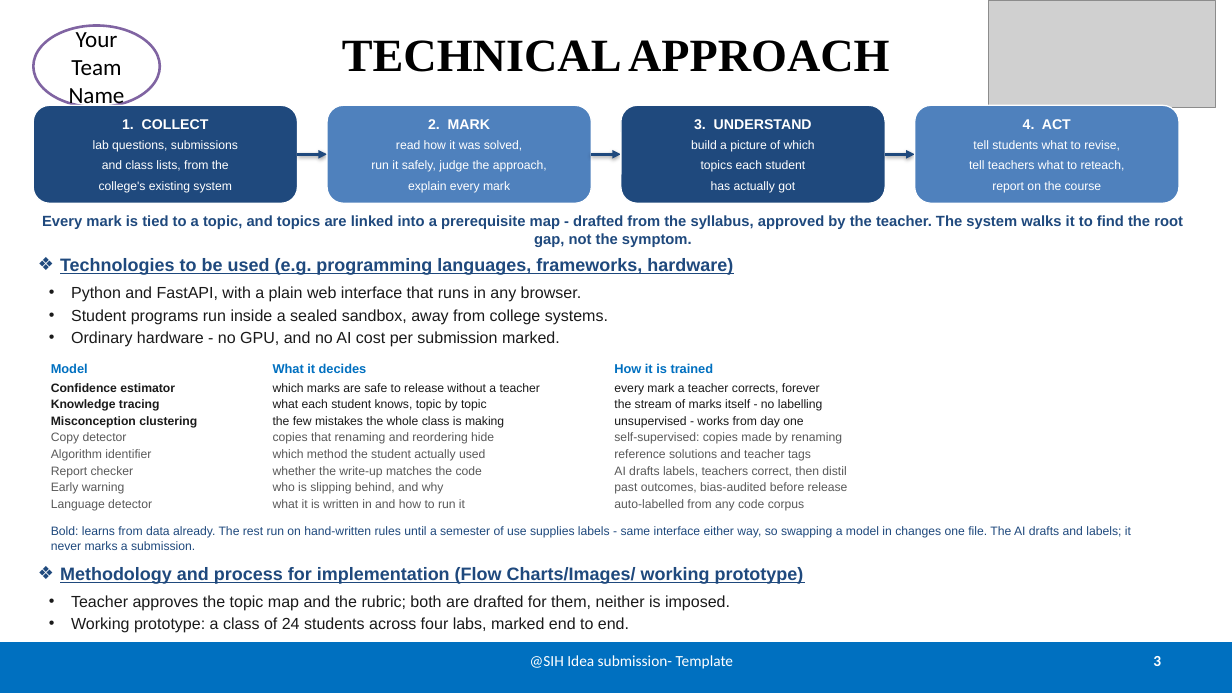
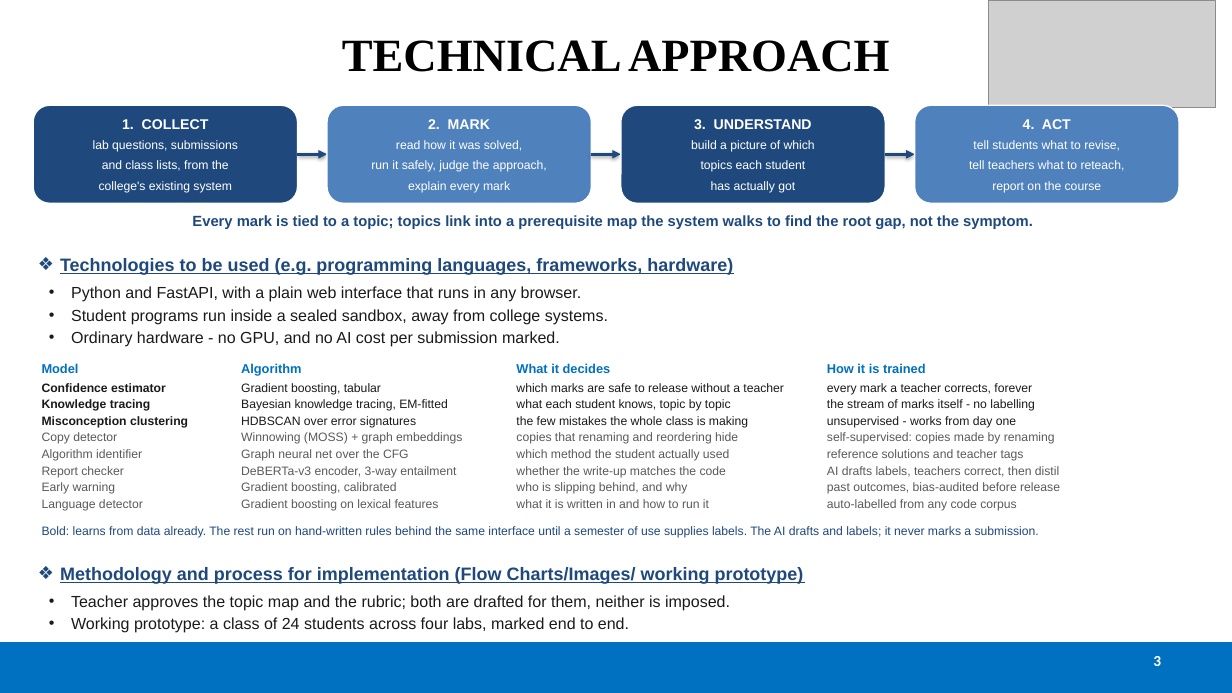
Before and after one commit to Varshith-06/evalpro, a slide deck: slide 3 of presentation/SIH2026-EvalPro-Idea-Presentation.pptx. Drawn at 1232x693 pixels with LibreOffice and Linux fonts; fonts in the diff are those of the drawing; grey boxes stand for pictures. Boxes give left, top, right and bottom in pixels: in the first picture for what was removed or moved away, otherwise in the second. Text is boxed around its words. In the diff, an @@ line names an element or a change of style, - is before the commit and + after.

```diff
--- a/presentation/SIH2026-EvalPro-Idea-Presentation.pptx
+++ b/presentation/SIH2026-EvalPro-Idea-Presentation.pptx
@@ ellipse removed at (33,26,160,107) @@
-Your Team Name
@@ text at (192,215,1033,229): text changed @@
-Every mark is tied to a topic, and topics are linked into a prerequisite map - drafted from the syllabus, approved by the teacher. The system walks it to find the root gap, not the symptom.
+Every mark is tied to a topic; topics link into a prerequisite map the system walks to find the root gap, not the symptom.
@@ text "Model": place and size @@
-text "Model" at (51,363,197,511)
+text "Model" at (42,363,188,511)
@@ text "What it decides": place and size @@
-text "What it decides" at (273,363,541,508)
+text "What it decides" at (516,363,784,508)
@@ text "How it is trained": place and size @@
-text "How it is trained" at (614,363,848,511)
+text "How it is trained" at (827,363,1060,511)
@@ text added at (241,363,462,511), 9.5 pt, text #5A5A5A @@
+Algorithm
+Gradient boosting, tabular
+Bayesian knowledge tracing, EM-fitted
+HDBSCAN over error signatures
+Winnowing (MOSS) + graph embeddings
+Graph neural net over the CFG
+DeBERTa-v3 encoder, 3-way entailment
+Gradient boosting, calibrated
+Gradient boosting on lexical features
@@ text at (42,526,1039,538): text changed @@
-Bold: learns from data already. The rest run on hand-written rules until a semester of use supplies labels - same interface either way, so swapping a model in changes one file. The AI drafts and labels; it never marks a submission.
+Bold: learns from data already. The rest run on hand-written rules behind the same interface until a semester of use supplies labels. The AI drafts and labels; it never marks a submission.
@@ text removed at (530,655,734,669) @@
-@SIH Idea submission- Template
```
Also in this commit, not shown: 5 other slides changed, 1 other file.
